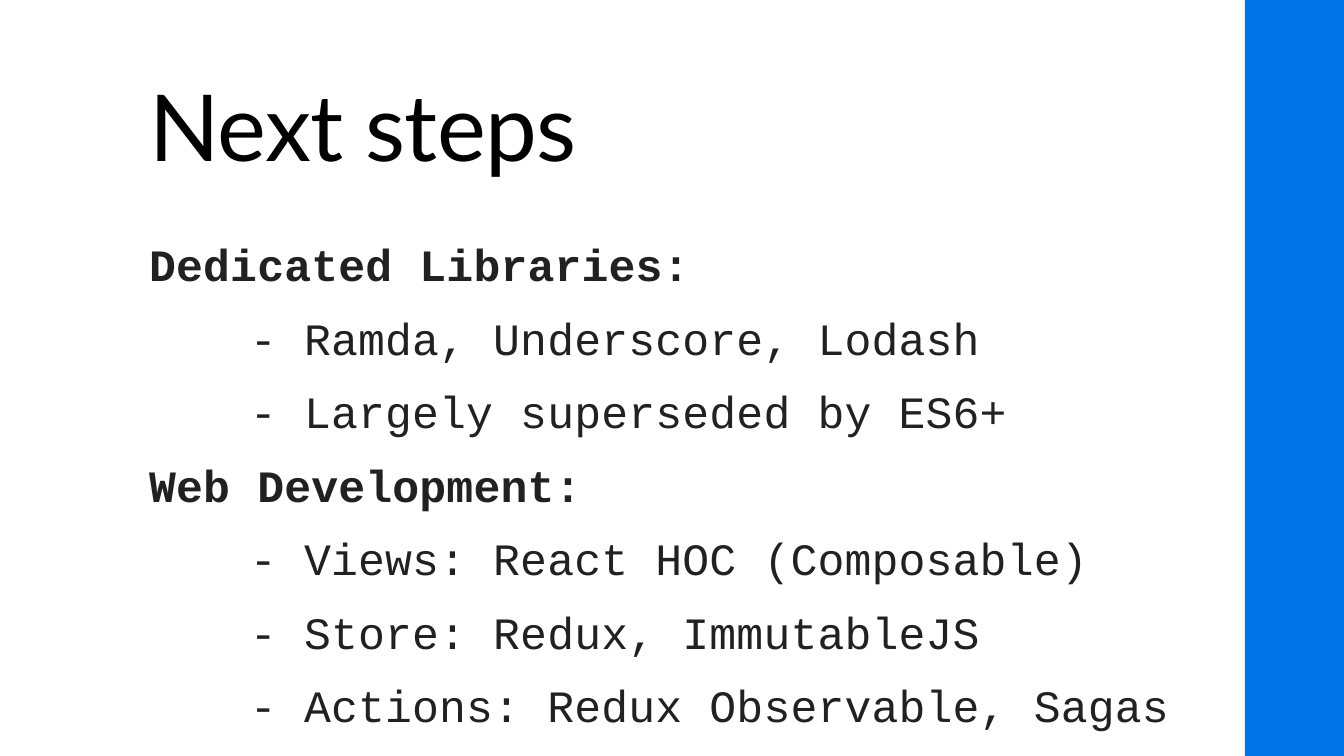
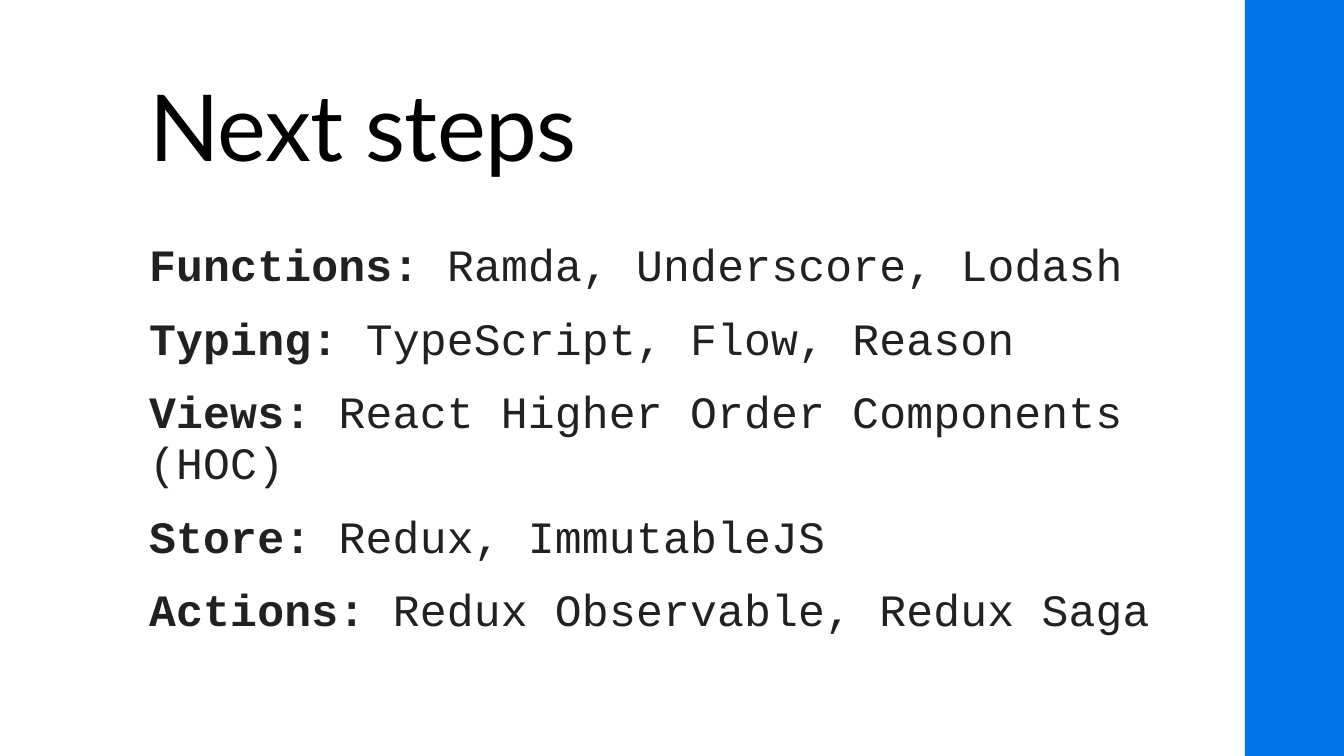
Before and after one commit to FP-UWA/getting-started-javascript, a slide deck: slide 24 of talk/slides.pptx. Drawn at 1344x756 pixels with LibreOffice and Linux fonts; fonts in the diff are those of the drawing. Boxes give left, top, right and bottom in pixels: in the first picture for what was removed or moved away, otherwise in the second. Text is boxed around its words. In the diff, an @@ line names an element or a change of style, - is before the commit and + after.

Commit message:
updated next steps

```diff
--- a/talk/slides.pptx
+++ b/talk/slides.pptx
@@ text at bbox=[149, 250, 1150, 636]: text changed @@
-Dedicated Libraries:
-- Ramda, Underscore, Lodash
-- Largely superseded by ES6+
-Web Development:
-- Views: React HOC (Composable)
-- Store: Redux, ImmutableJS
-- Actions: Redux Observable, Sagas
+Functions: Ramda, Underscore, Lodash
+Typing: TypeScript, Flow, Reason
+Views: React Higher Order Components (HOC)
+Store: Redux, ImmutableJS
+Actions: Redux Observable, Redux Saga
```
Also in this commit, not shown: 2 other files.
